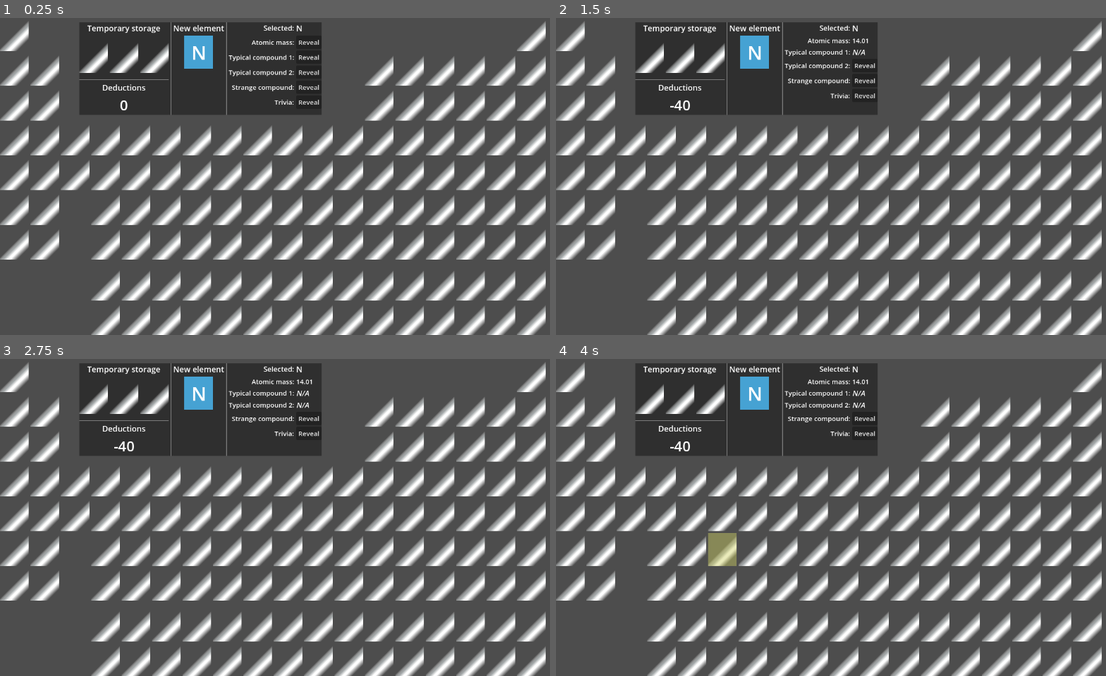
Above: before the commit, frames 1-4 (two rows, left to right).
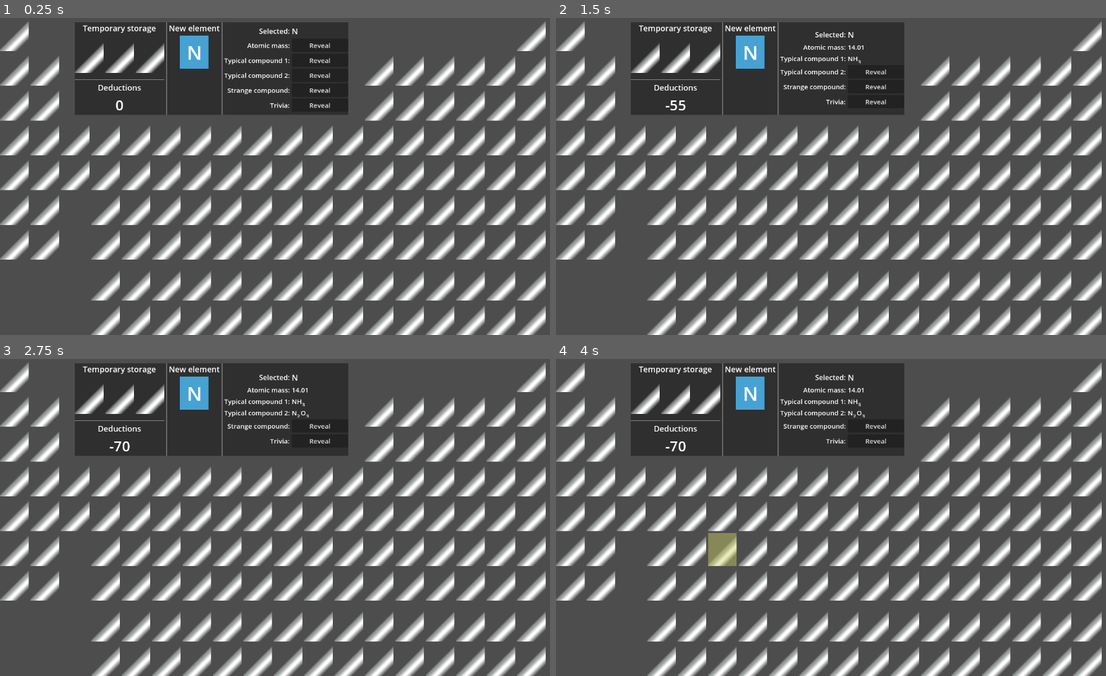
Above: after the commit, the same moments.

Repository: nicemicro/periodic-quiz
Game: Godot game, scene res://p_table/match_game.tscn
The game is run twice, just before and just after one commit, with the same random seed, the same clock (stepped at 60 frames per second) and the same inputs. This scene is started directly instead of the project's main scene.
Inputs (mouse positions are in pixels of both pictures, inside the frame that each line leads up to):
- Up to frame 1 (0.25 s): no input
- Up to frame 2 (1.5 s): click "Reveal" at 0.5 s; click "Reveal" at 1.25 s
- Up to frame 3 (2.75 s): click "Reveal" at 2 s
- Up to frame 4 (4 s): tap Enter at 2.75 s; move the mouse to (754, 393) at 2.77 s; click (754, 393) at 2.92 s; tap Space at 3.5 s; move the mouse to (726, 533) at 3.52 s; click (726, 533) at 3.67 s

The runs differ from the first frame. In frame 1, 4.4% of the frame differs, in the area x 13-64%, y 1-31%; in frame 2, 4.5%; in frame 3, 4.4%; in frame 4, 4.4%.

Commit message:
hints added with support for sub- and superscript

Diff:
--- a/src/p_table/all_elements.tscn
+++ b/src/p_table/all_elements.tscn
@@ -18,51 +18,95 @@
 layout_mode = 2
 _symbol = "H"
 _relativeAtomicMass = 1.01
+_typicalCompound1 = "H[sub]2[/sub]O"
+_typicalCompound2 = "NH[sub]3[/sub]"
+_weirdCompound = "NaH"
+_trivia = "Lightest atom"
 
 [node name="He" parent="." instance=ExtResource("1_rggk7")]
 layout_mode = 2
+_typicalCompound1 = "He"
+_typicalCompound2 = ""
+_weirdCompound = "He[sub]2[/sub][sup x_off=-6]+[/sup]"
+_trivia = "Smallest atom"
 
 [node name="Li" parent="." instance=ExtResource("1_rggk7")]
 layout_mode = 2
 _symbol = "Li"
 _relativeAtomicMass = 6.94
+_typicalCompound1 = "LiCl"
+_typicalCompound2 = "Li[sub]2[/sub]O"
+_weirdCompound = "AlCl[sub]4[/sub]Li"
+_trivia = "Lightest metal"
 
 [node name="Be" parent="." instance=ExtResource("1_rggk7")]
 layout_mode = 2
 _symbol = "Be"
 _relativeAtomicMass = 9.01
+_typicalCompound1 = "BeO"
+_typicalCompound2 = "Be[sub]3[/sub](PO[sub]4[/sub])[sub]2[/sub]"
+_weirdCompound = "CBe[sub]2[/sub]"
+_trivia = "Lightest alkaline earth metal"
 
 [node name="B" parent="." instance=ExtResource("1_rggk7")]
 layout_mode = 2
 _symbol = "B"
 _relativeAtomicMass = 10.81
+_typicalCompound1 = "BI[sub]3[/sub]"
+_typicalCompound2 = "B(OH)[sub]3[/sub]"
+_weirdCompound = "B[sub]2[/sub]F[sub]4[/sub]"
+_trivia = "Low abundance metalloid"
 
 [node name="C" parent="." instance=ExtResource("1_rggk7")]
 layout_mode = 2
 _symbol = "C"
 _relativeAtomicMass = 12.01
+_typicalCompound1 = "CH[sub]4[/sub]"
+_typicalCompound2 = "H[sub]2[/sub]CO[sub]3[/sub]"
+_weirdCompound = "HCN"
+_trivia = "Diamond"
 
 [node name="N" parent="." instance=ExtResource("1_rggk7")]
 layout_mode = 2
 _symbol = "N"
 _relativeAtomicMass = 14.01
+_typicalCompound1 = "NH[sub]3[/sub]"
+_typicalCompound2 = "N[sub]2[/sub]O[sub]3[/sub]"
+_weirdCompound = "Ca[sub]3[/sub]N[sub]2[/sub]"
+_trivia = "Extremely strong triple bond"
 
 [node name="O" parent="." instance=ExtResource("1_rggk7")]
 layout_mode = 2
 _symbol = "O"
 _relativeAtomicMass = 16.0
+_typicalCompound1 = "MgO"
+_typicalCompound2 = "H[sub]2[/sub]O"
+_weirdCompound = "Li[sub]2[/sub]O[sub]2[/sub]"
+_trivia = "2nd highest electronegativity"
 
 [node name="F" parent="." instance=ExtResource("1_rggk7")]
 layout_mode = 2
 _symbol = "F"
 _relativeAtomicMass = 19.0
+_typicalCompound1 = "NaF"
+_typicalCompound2 = "GaF[sub]3[/sub]"
+_weirdCompound = "K[sub]3[/sub]AlF[sub]6[/sub]"
+_trivia = "Highest electronegativity"
 
 [node name="Ne" parent="." instance=ExtResource("1_rggk7")]
 layout_mode = 2
 _symbol = "Ne"
 _relativeAtomicMass = 20.18
+_typicalCompound1 = "Ne"
+_typicalCompound2 = ""
+_weirdCompound = "NeH[sup]+[/sup]"
+_trivia = "No neutral compounds at RT"
 
 [node name="Na" parent="." instance=ExtResource("1_rggk7")]
 layout_mode = 2
 _symbol = "Na"
 _relativeAtomicMass = 22.99
+_typicalCompound1 = "NaCl"
+_typicalCompound2 = "Na[sub]2[/sub]O"
+_weirdCompound = "BNaO[sub]2[/sub]"
+_trivia = "Abundant as Na[sup]+[/sup] ion"
--- a/src/p_table/element.gd
+++ b/src/p_table/element.gd
@@ -7,7 +7,15 @@
 		if symbolLabel == null:
 			return
 		symbolLabel.text = _symbol
+		_typicalCompound1 = _symbol
+		_typicalCompound2 = ""
+		_weirdCompound = ""
+		_trivia = ""
 @export var _relativeAtomicMass: float = 4.00
+@export var _typicalCompound1: String = "He"
+@export var _typicalCompound2: String = ""
+@export var _weirdCompound: String = "He[sub]2[/sub][sup x_off=-6]+[/sup]"
+@export var _trivia: String = "Smallest atom"
 
 var _elementLoc: int = -1
 
@@ -32,18 +40,36 @@
 	retDict["symbol"] = _symbol
 	return retDict
 
+func strip_bbcode(source:String) -> String:
+	var regex = RegEx.new()
+	regex.compile("\\[.+?\\]")
+	return regex.sub(source, "", true)
+
 func getHint(hintName) -> String:
 	var response: String = ""
 	match hintName:
 		"Atomic mass":
 			response = "%.2f" % _relativeAtomicMass
 			revealedHints[hintName] = response
+		"Typical compound 1":
+			response = _typicalCompound1
+		"Typical compound 2":
+			response = _typicalCompound2
+		"Strange compound":
+			response = _weirdCompound
+		"Trivia":
+			response = _trivia
 		_:
 			revealedHints[hintName] = ""
+	if response != "":
+		revealedHints[hintName] = response
 	tooltip_text = ""
 	for hint in revealedHints:
 		if revealedHints[hint] != "":
-			tooltip_text = tooltip_text + hint + ": " + revealedHints[hint] + "\n"
+			tooltip_text = (
+				tooltip_text + hint + ": " +
+				strip_bbcode(revealedHints[hint]) + "\n"
+			)
 	return response
 
 func setLoc(elementLoc):
--- a/src/p_table/element.tscn
+++ b/src/p_table/element.tscn
@@ -27,6 +27,10 @@
 size_flags_horizontal = 4
 size_flags_vertical = 4
 script = ExtResource("1_x774s")
+_typicalCompound1 = null
+_typicalCompound2 = null
+_weirdCompound = null
+_trivia = null
 
 [node name="ColorPanel" type="ColorRect" parent="."]
 custom_minimum_size = Vector2(65, 75)
--- a/src/p_table/hint_box.tscn
+++ b/src/p_table/hint_box.tscn
@@ -3,7 +3,15 @@
 [ext_resource type="Script" path="res://p_table/hint_box.gd" id="1_k62aq"]
 
 [node name="HintBox" type="VBoxContainer"]
+anchors_preset = 5
+anchor_left = 0.5
+anchor_right = 0.5
+offset_left = -81.0
+offset_right = 81.0
+offset_bottom = 26.0
+grow_horizontal = 2
 size_flags_horizontal = 3
+alignment = 1
 script = ExtResource("1_k62aq")
 
 [node name="InfoGrid" type="GridContainer" parent="."]
--- a/src/p_table/hint_revealer.tscn
+++ b/src/p_table/hint_revealer.tscn
@@ -1,6 +1,14 @@
-[gd_scene load_steps=2 format=3 uid="uid://k77w117it0k7"]
+[gd_scene load_steps=6 format=3 uid="uid://k77w117it0k7"]
 
 [ext_resource type="Script" path="res://p_table/hint_revealer.gd" id="1_mdokr"]
+[ext_resource type="Script" path="res://theme/subscript.gd" id="2_q7c7e"]
+[ext_resource type="Script" path="res://theme/superscript.gd" id="2_xwo11"]
+
+[sub_resource type="RichTextEffect" id="RichTextEffect_6wj1x"]
+script = ExtResource("2_xwo11")
+
+[sub_resource type="RichTextEffect" id="RichTextEffect_3sdwo"]
+script = ExtResource("2_q7c7e")
 
 [node name="HintRevealer" type="MarginContainer"]
 anchors_preset = 15
@@ -18,8 +26,9 @@
 layout_mode = 2
 theme_override_font_sizes/normal_font_size = 15
 bbcode_enabled = true
-text = "00000"
+text = "NH[sub]4[/sub][sup x_off=-6]+[/sup]"
 fit_content = true
+custom_effects = [SubResource("RichTextEffect_6wj1x"), SubResource("RichTextEffect_3sdwo")]
 deselect_on_focus_loss_enabled = false
 drag_and_drop_selection_enabled = false
 
--- a/src/p_table/match_game.tscn
+++ b/src/p_table/match_game.tscn
@@ -42,9 +42,9 @@
 
 [node name="GamePanel" type="PanelContainer" parent="."]
 layout_mode = 0
-offset_left = 180.0
+offset_left = 170.0
 offset_top = 10.0
-offset_right = 730.0
+offset_right = 790.0
 offset_bottom = 220.0
 
 [node name="Columns" type="HBoxContainer" parent="GamePanel"]
--- /dev/null
+++ b/src/theme/subscript.gd
@@ -0,0 +1,15 @@
+extends RichTextEffect
+class_name Subscript
+
+var bbcode = "sub"
+
+func _process_custom_fx(char_fx: CharFXTransform) -> bool:
+	var horiz: int = int(char_fx.env.get("x_off", 0))
+	#char_fx.offset.y = 8
+	char_fx.transform = Transform2D(
+		char_fx.transform.get_rotation(),
+		Vector2(0.8, 0.8),
+		0.,
+		char_fx.transform.get_origin() + Vector2(horiz, 6),
+	)
+	return true
--- /dev/null
+++ b/src/theme/superscript.gd
@@ -0,0 +1,15 @@
+extends RichTextEffect
+class_name Superscript
+
+var bbcode = "sup"
+
+func _process_custom_fx(char_fx: CharFXTransform) -> bool:
+	var horiz: int = int(char_fx.env.get("x_off", 0))
+	#char_fx.offset.y = 8
+	char_fx.transform = Transform2D(
+		char_fx.transform.get_rotation(),
+		Vector2(0.8, 0.8),
+		0.,
+		char_fx.transform.get_origin() + Vector2(horiz, -6),
+	)
+	return true
